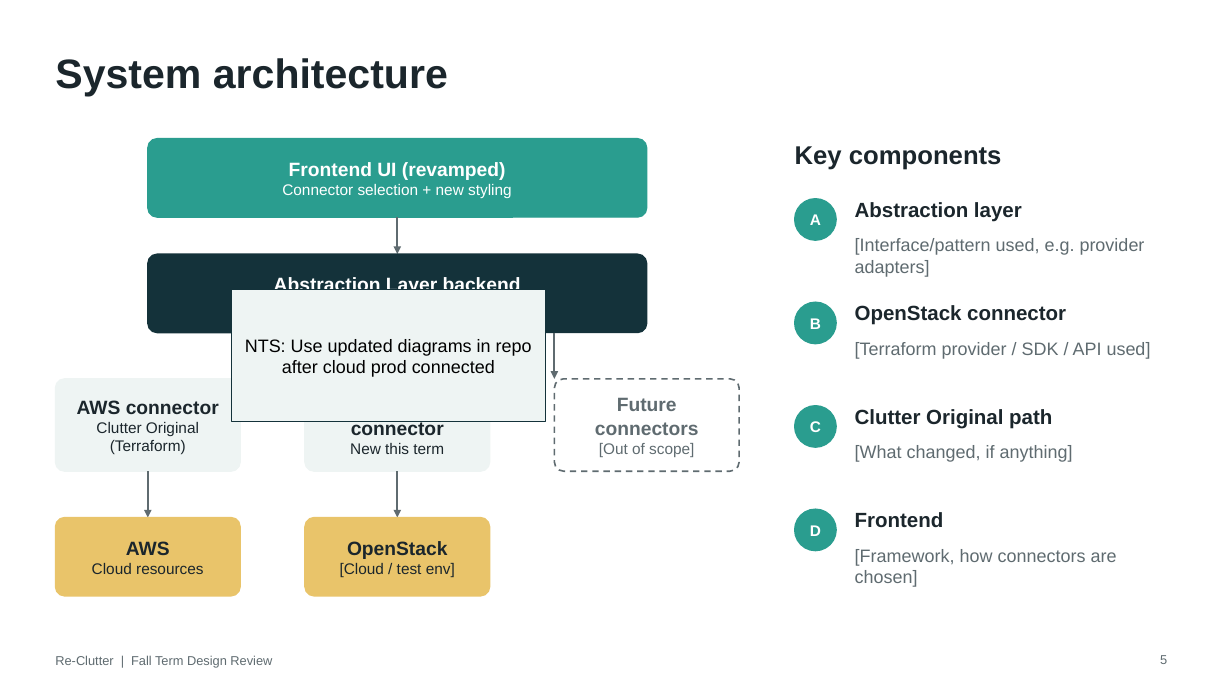
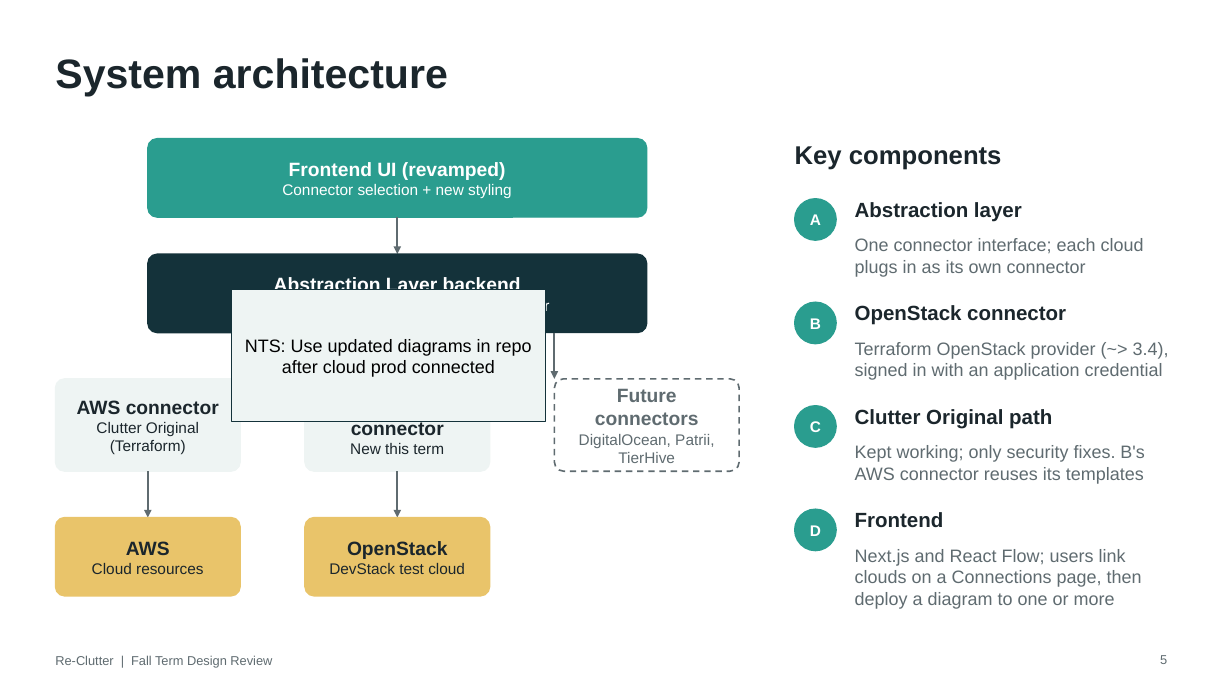
Before and after one commit to Alberta2514640/clutter, a slide deck: slide 5 of deliverables/Re-Clutter_Fall_Design_Review_Software.pptx. Drawn at 1232x693 pixels with LibreOffice and Linux fonts; fonts in the diff are those of the drawing. Boxes give left, top, right and bottom in pixels: in the first picture for what was removed or moved away, otherwise in the second. Text is boxed around its words. In the diff, an @@ line names an element or a change of style, - is before the commit and + after.

```diff
--- a/deliverables/Re-Clutter_Fall_Design_Review_Software.pptx
+++ b/deliverables/Re-Clutter_Fall_Design_Review_Software.pptx
@@ text at [855,238,1144,277]: text changed @@
-[Interface/pattern used, e.g. provider adapters]
+One connector interface; each cloud plugs in as its own connector
@@ text at [505,298,549,314]: text changed @@
-Common interface for cloud providers
+B API: translator, capability check, job runner
@@ text at [855,342,1169,380]: text changed @@
-[Terraform provider / SDK / API used]
+Terraform OpenStack provider (~> 3.4), signed in with an application credential
@@ text at [579,434,714,463]: text changed @@
-[Out of scope]
+DigitalOcean, Patrii, TierHive
@@ text at [855,445,1144,484]: text changed @@
-[What changed, if anything]
+Kept working; only security fixes. B's AWS connector reuses its templates
@@ text at [329,563,465,574]: text changed @@
-[Cloud / test env]
+DevStack test cloud
@@ text at [855,549,1142,609]: text changed @@
-[Framework, how connectors are chosen]
+Next.js and React Flow; users link clouds on a Connections page, then deploy a diagram to one or more
```
Also in this commit, not shown: 6 other slides changed.
